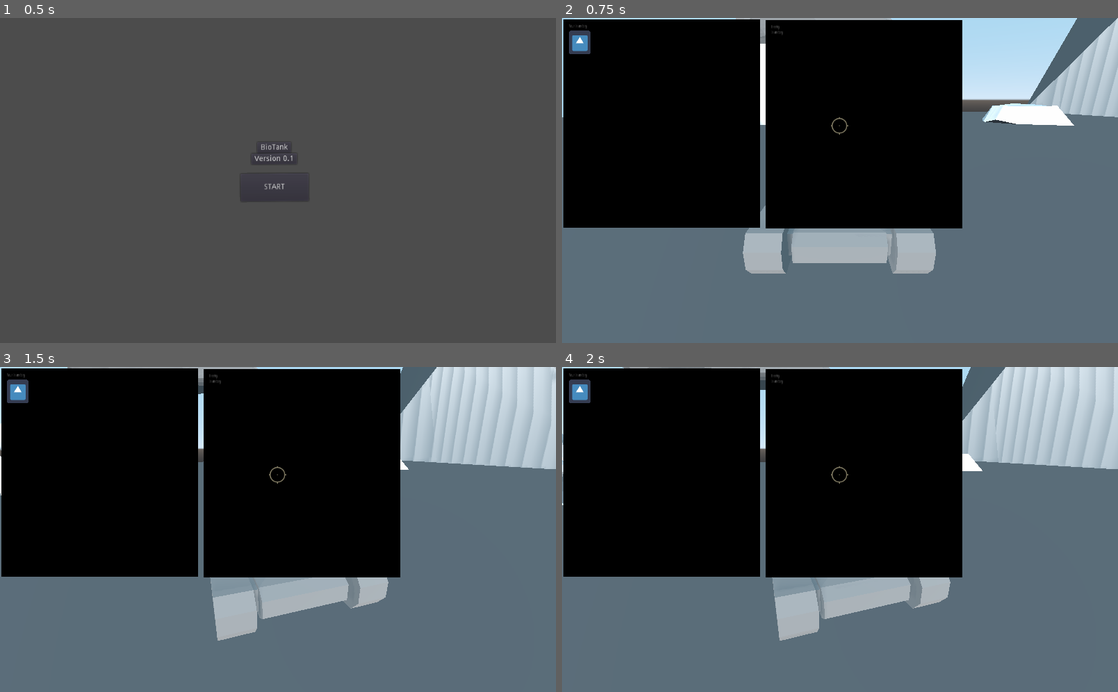
Above: before the commit, frames 1-4 (two rows, left to right).
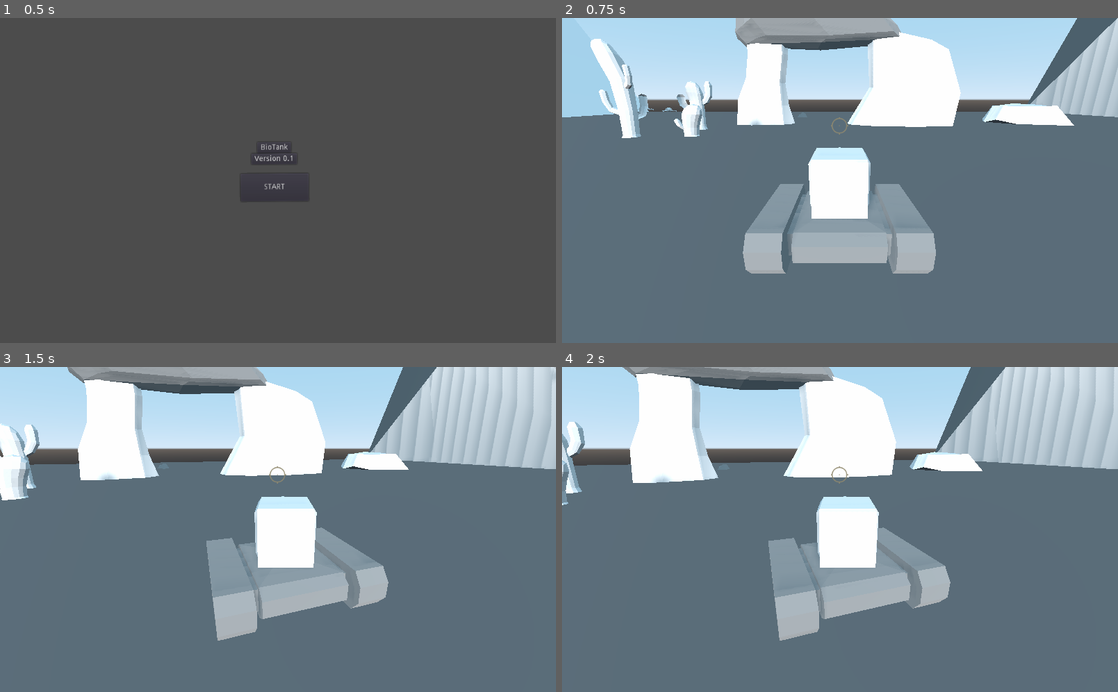
Above: after the commit, the same moments.

Repository: HelmetBugg/BioTank
Game: Godot game, scene res://Title.tscn
The game is run twice, just before and just after one commit, with the same random seed, the same clock (stepped at 60 frames per second) and the same inputs. The engine's default icon, where the game draws it, is replaced by a stand-in: a white triangle on a blue panel in a dark square.
Inputs (mouse positions are in pixels of both pictures, inside the frame that each line leads up to):
- Up to frame 1 (0.5 s): no input
- Up to frame 2 (0.75 s): click "START" at 0.5 s
- Up to frame 3 (1.5 s): tap Enter at 1.25 s; move the mouse to (305, 529) at 1.27 s; press the mouse at (305, 529) at 1.28 s; hold W (forward) from 1.28 s (still down)
- Up to frame 4 (2 s): keep holding W (forward)

Frame 1 is identical in both runs. In frame 2, 45% of the frame differs, in the area x 0-72%, y 0-65%; in frame 3, 45%; in frame 4, 45%.

Commit message:
added oninventoryexit functionality for enemyInventory

Diff:
--- a/EnemyInventory.gd
+++ b/EnemyInventory.gd
@@ -7,3 +7,7 @@
 func _on_InventoryArea_body_entered(body):
 	print(str('Body entered: ', body.get_name()))
 	body.within_inventory  = true
+
+
+func _on_InventoryArea_body_exited(body):
+	body.within_inventory  = false
--- a/Player.tscn
+++ b/Player.tscn
@@ -67,6 +67,7 @@
 texture = ExtResource( 2 )
 
 [node name="InventoryContainer" type="CenterContainer" parent="."]
+visible = false
 margin_right = 1026.0
 margin_bottom = 604.0
 
@@ -115,7 +116,6 @@
 
 [node name="CollisionShape2D" type="CollisionShape2D" parent="InventoryContainer/EnemyInventory/InventoryArea"]
 position = Vector2( 0, 0.736786 )
-scale = Vector2( 1, 1 )
 shape = SubResource( 6 )
 
 [node name="PlayerReach" type="Area" parent="."]
@@ -127,5 +127,6 @@
 
 [connection signal="input_event" from="InventoryContainer/PlayerInventory/ItemBody" to="InventoryContainer/PlayerInventory/ItemBody" method="_on_ItemBody_input_event"]
 [connection signal="body_entered" from="InventoryContainer/EnemyInventory/InventoryArea" to="InventoryContainer/EnemyInventory" method="_on_InventoryArea_body_entered"]
+[connection signal="body_exited" from="InventoryContainer/EnemyInventory/InventoryArea" to="InventoryContainer/EnemyInventory" method="_on_InventoryArea_body_exited"]
 [connection signal="area_entered" from="PlayerReach" to="." method="_on_PlayerReach_area_entered"]
 [connection signal="area_exited" from="PlayerReach" to="." method="_on_PlayerReach_area_exited"]
